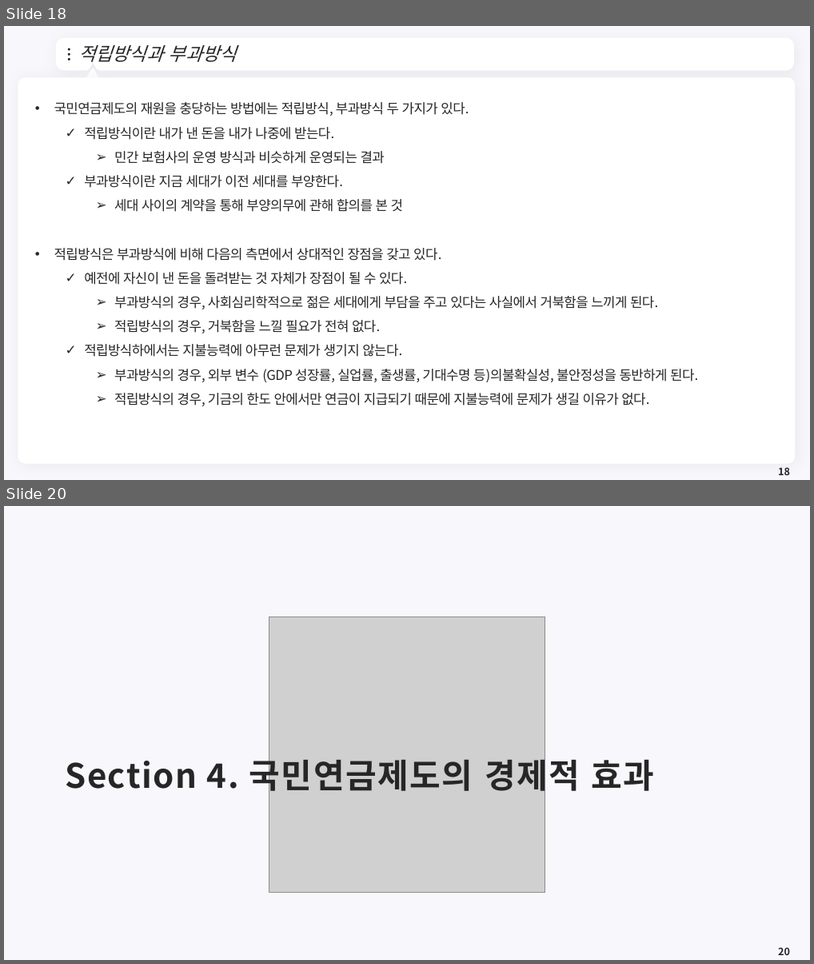
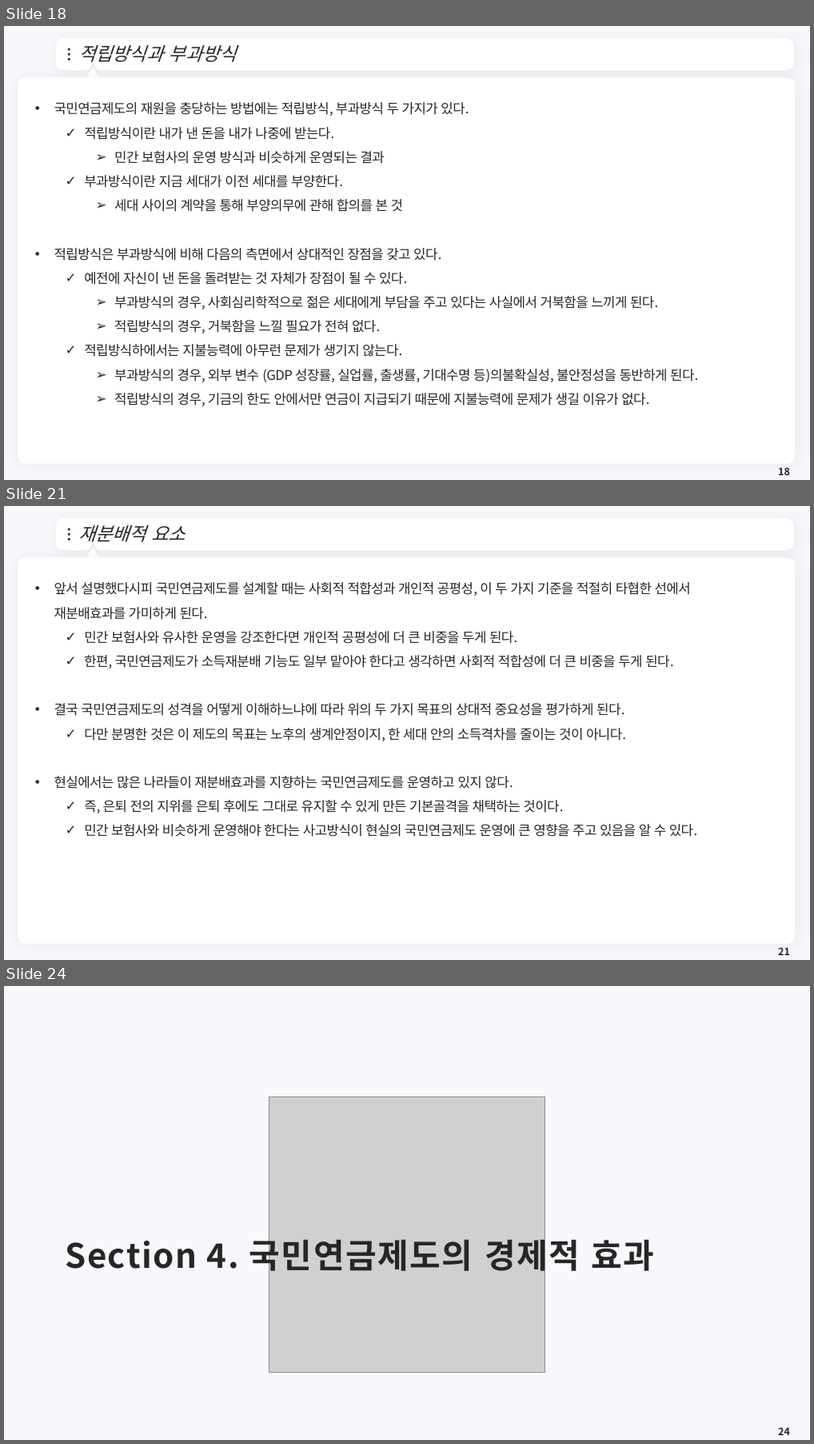
Before and after one commit to meandthey/Teaching, a slide deck: 재정학/01_Lectures/재정학_Chapter_10.pptx. Shown one above the other, each under a label of ours: slides 18 and 20 before the commit, slides 18, 21 and 24 after it; the slides between them are not shown. The pictures are 814x964 and 814x1444 pixels, drawn with LibreOffice and Linux fonts; fonts in the diff are those of the drawing; grey boxes stand for pictures; background and template pictures are left out. Boxes give left, top, right and bottom in pixels: in the first picture for what was removed or moved away, otherwise in the second. Text is boxed around its words. In the diff, an @@ line names an element or a change of style, - is before the commit and + after.

```diff
--- a/재정학/01_Lectures/재정학_Chapter_10.pptx
+++ b/재정학/01_Lectures/재정학_Chapter_10.pptx
@@ slide 21 added at (x1=4, y1=506, x2=810, y2=960), background #F8F7FC; not listed: 7 template elements that a slide beside it also shows @@
@@ title added at (x1=78, y1=525, x2=186, y2=542), 22 pt, text #262626, italic @@
+재분배적 요소
@@ text added at (x1=54, y1=582, x2=698, y2=836), 16 pt, text #262626 @@
+• 앞서 설명했다시피 국민연금제도를 설계할 때는 사회적 적합성과 개인적 공평성, 이 두 가지 기준을 적절히 타협한 선에서 재분배효과를 가미하게 된다.
+  ✓ 민간 보험사와 유사한 운영을 강조한다면 개인적 공평성에 더 큰 비중을 두게 된다.
+  ✓ 한편, 국민연금제도가 소득재분배 기능도 일부 맡아야 한다고 생각하면 사회적 적합성에 더 큰 비중을 두게 된다.
+• 결국 국민연금제도의 성격을 어떻게 이해하느냐에 따라 위의 두 가지 목표의 상대적 중요성을 평가하게 된다.
+  ✓ 다만 분명한 것은 이 제도의 목표는 노후의 생계안정이지, 한 세대 안의 소득격차를 줄이는 것이 아니다.
+• 현실에서는 많은 나라들이 재분배효과를 지향하는 국민연금제도를 운영하고 있지 않다.
+  ✓ 즉, 은퇴 전의 지위를 은퇴 후에도 그대로 유지할 수 있게 만든 기본골격을 채택하는 것이다.
+  ✓ 민간 보험사와 비슷하게 운영해야 한다는 사고방식이 현실의 국민연금제도 운영에 큰 영향을 주고 있음을 알 수 있다.
@@ page number added at (x1=778, y1=947, x2=790, y2=955), 12 pt, text #262626, bold @@
+21
@@ what was slide 20 is now slide 24 @@
@@ page number at (x1=778, y1=1427, x2=790, y2=1435): text changed @@
-20
+24
```
Also in this commit, not shown: 1 slide changed, 3 other slides added, 3 other files.
